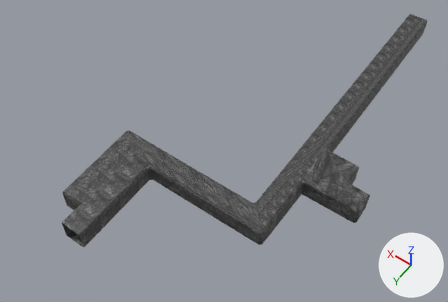
Before and after pictures for a commit that changed the FBX model dark_mantle/models/locations/location1.fbx.
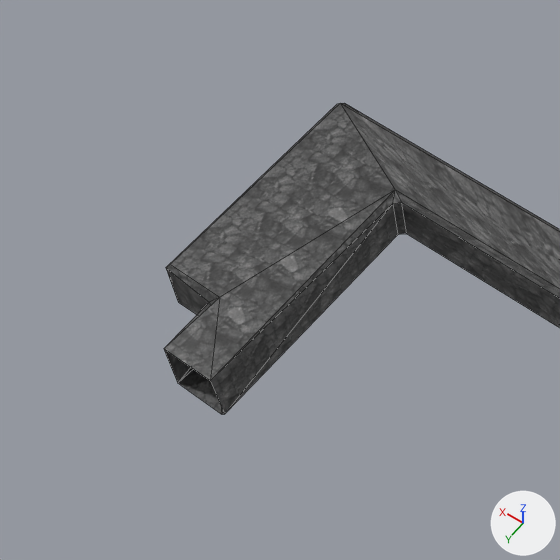
Each version appears first whole from a camera (50 mm lens) standing at (-12.51, 41.0, 41.51) and looking at (6.68, 14.13, -0.7), and next in a close-up on the part from 0% to 47% of the width and 30% to 100% of the height. The axes (+X, +Y, +Z) are drawn at lower right. The lights are the same throughout. The close-ups show mesh edges as thin lines.

Before the edit, the objects in view are built like this:
```python
me_cube_002 = bpy.data.meshes.new('Cube.002')
me_cube_002.from_pydata(...)  # 77 vertices, 97 faces; spans x -6.0..14.0, y -10.0..28.0, z -1.0..1.0
me_cube_002.materials.append(mat_material_001)  # picture img_black_stacked_stones_jpg
ob_cube = bpy.data.objects.new('Cube', me_cube_002)
ob_cube.location = (0.0, 0.0, 0.0)
```
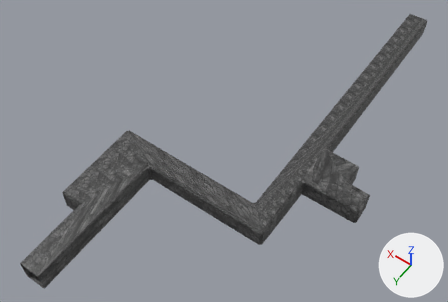
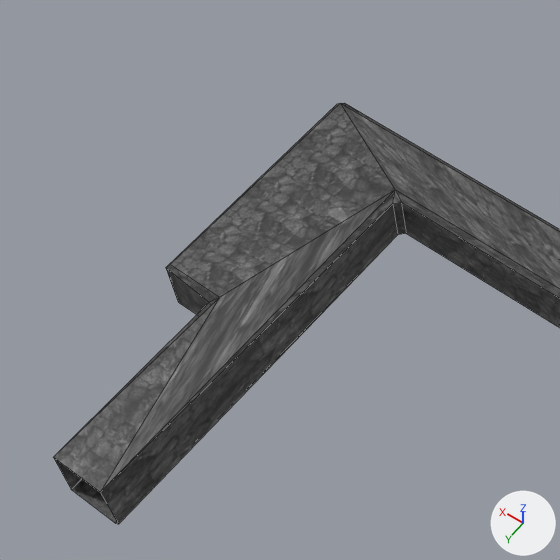
Boxes (x1, y1, x2, y2) around the edits, measured in the close-ups (560 x 560 px; the box of a moved part takes in the faces that stretch with it):
```json
{"object": "Cube", "change": "reshaped", "before": [164, 103, 560, 414], "after": [53, 103, 560, 524]}
{"part": 1, "of": "me_cube_002", "change": "moved or reshaped", "before": [164, 190, 398, 414], "after": [53, 190, 398, 524]}
```

The change, as JSON lines over the scene's bpy script:
```json
{"block": "me_cube_002", "where": "# used by ob_cube; location = (0.0, 0.0, 0.0)"}
{"op": "remove", "block": "me_cube_002", "code": "me_cube_002.from_pydata(...)  # 77 vertices, 97 faces; spans x -6.0..14.0, y -10.0..28.0, z -1.0..1.0"}
{"op": "add", "block": "me_cube_002", "code": "me_cube_002.from_pydata(...)  # 77 vertices, 97 faces; spans x -6.0..14.0, y -10.0..32.2, z -1.0..1.0"}
{"block": "me_cube_002", "change": "me_cube_002 part 1"}
{"block": "me_cube_002", "change": "2 vertices are removed from x 10.0..10.2, y 28.0, z -1.0..-0.8"}
{"block": "me_cube_002", "change": "5 faces are deleted"}
{"block": "me_cube_002", "change": "3 vertices in x 10.1..11.9, y 28.0, z -1.0..1.0 move by (0.0, 4.2, 0.0)"}
{"block": "me_cube_002", "change": "2 vertices are added at (10.2, 32.2, -1.0), (10.0, 32.2, -0.8)"}
{"block": "me_cube_002", "change": "5 new faces join them"}
```
